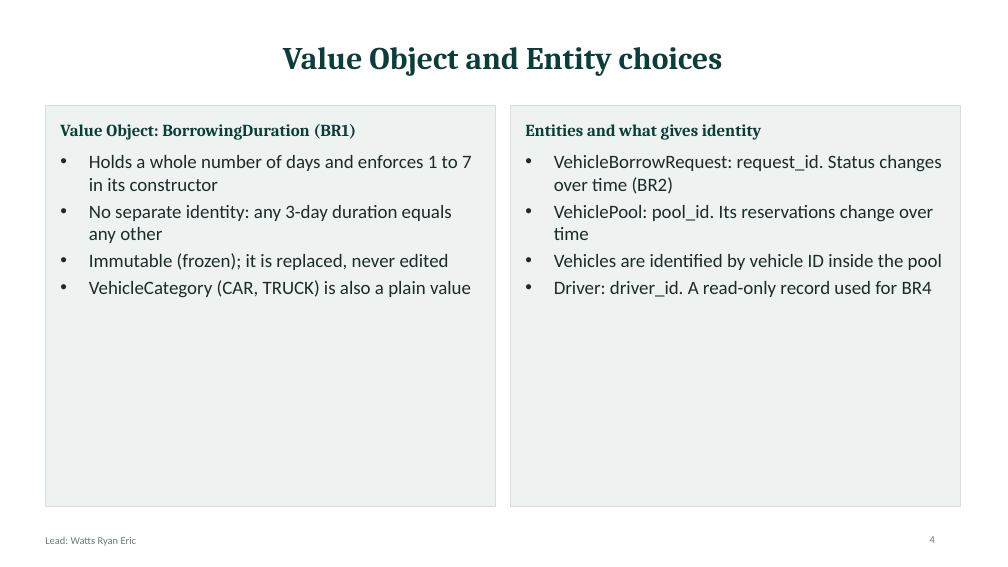
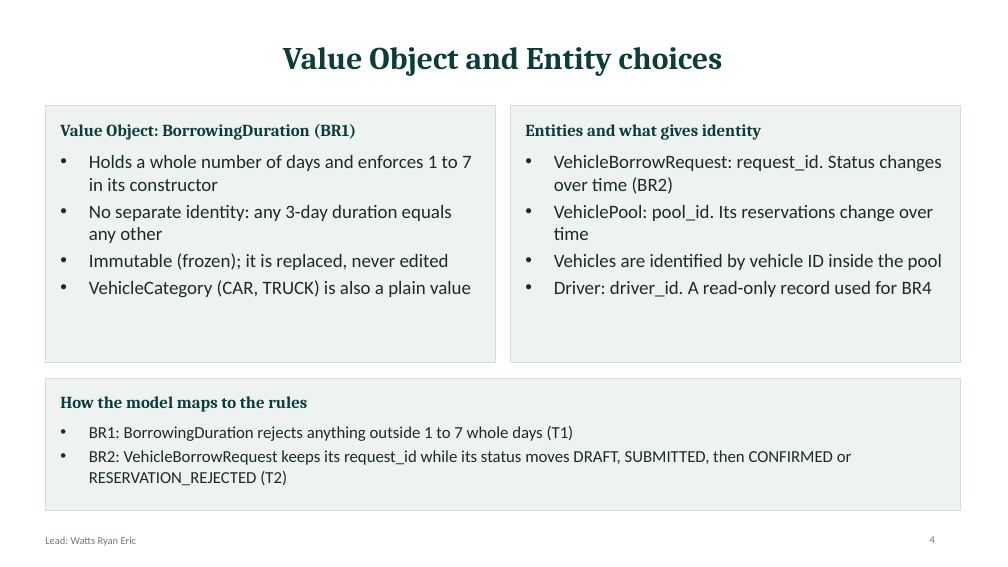
Before and after one commit to kirabo-brian/open-pool-vehicle-borrowing, a slide deck: slide 4 of Open_Pool_Vehicle_Borrowing_Slides.pptx. Drawn at 1008x567 pixels with LibreOffice and Linux fonts; fonts in the diff are those of the drawing. Boxes give left, top, right and bottom in pixels: in the first picture for what was removed or moved away, otherwise in the second. Text is boxed around its words. In the diff, an @@ line names an element or a change of style, - is before the commit and + after.

Commit message:
Replace stale files left by PR #1 and fix slide mismatches
PR #1 added the updated README, T3 test and evidence as "copy" files
beside the old ones. The old T3 test still imported from the repo root,
so only 7 of 8 tests ran. The copies now replace the originals, and
evidence/final_test_run.txt has been regenerated (8 tests, OK).

Slide fixes:
- Slide 8: add the Interface -> Domain dependency the code has
- Slides 9-10: use the real service and handler names
- Slide 3: PoolNotFound creates no request; only VehicleNotInPool
  leaves it in DRAFT
- Slides 4-6: shorter cards plus a rule-mapping strip; body sizes evened

```diff
--- a/Open_Pool_Vehicle_Borrowing_Slides.pptx
+++ b/Open_Pool_Vehicle_Borrowing_Slides.pptx
@@ rectangle: place and size @@
-rectangle at bbox=[45, 106, 495, 507]
+rectangle at bbox=[45, 106, 495, 363]
@@ rectangle: place and size @@
-rectangle at bbox=[510, 106, 960, 507]
+rectangle at bbox=[510, 106, 960, 363]
@@ rectangle added at bbox=[45, 378, 960, 510], fill #EEF3F1, outline #D5E0DC 0.75 pt @@
@@ text added at bbox=[60, 396, 307, 412], 16 pt, text #0B3D3A, bold @@
+How the model maps to the rules
@@ text added at bbox=[89, 426, 852, 486], 16 pt, text #1B2B2A @@
+• BR1: BorrowingDuration rejects anything outside 1 to 7 whole days (T1)
+• BR2: VehicleBorrowRequest keeps its request_id while its status moves DRAFT, SUBMITTED, then CONFIRMED or RESERVATION_REJECTED (T2)
```
Also in this commit, not shown: 8 other slides changed, 10 other files.
